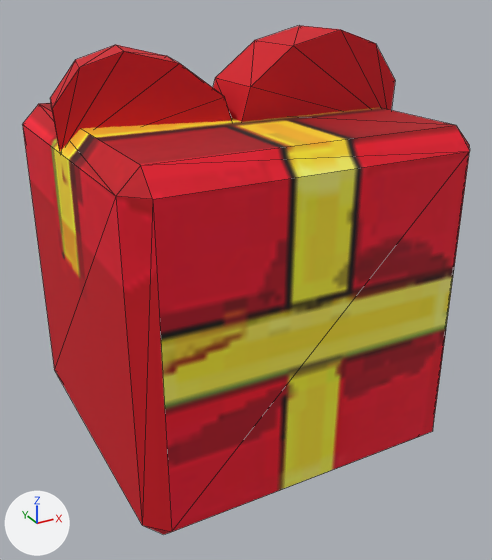
Renders of the glTF model public/assets/models/Present.glb from each side of a commit.
Rendered twice from a 50 mm camera at (-0.174, -0.335, -0.105) aimed at (0.003, -0.013, -0.266). The axes (+X, +Y, +Z) are drawn at lower left. The lights are the same throughout. The older version comes first. Mesh edges are drawn as thin lines.
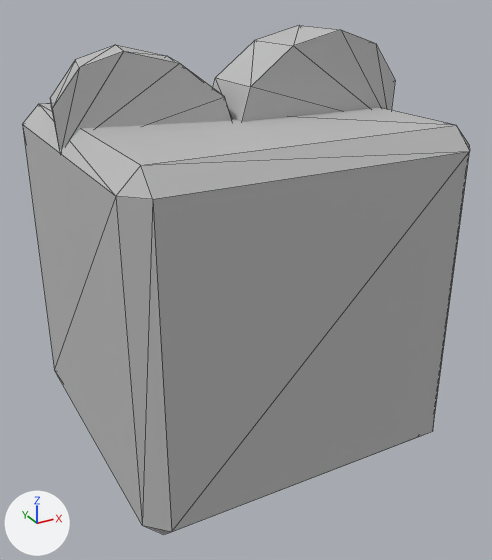
Where the change shows, as pixel boxes (x1, y1, x2, y2) in the pictures (492 x 560 px):
```json
{"object": "Mesh_0", "change": "surface changed", "before": [22, 25, 470, 534], "after": [22, 25, 470, 534], "on screen": "red to grey"}
```

The change, as JSON lines over the scene's bpy script:
```json
{"op": "remove", "block": "mat_present", "code": "mat_present.texture = img_image_0"}
{"op": "add", "block": "mat_present", "code": "mat_present.base_color = (0.5, 0.5, 0.5)  # grey #bcbcbc"}
```
